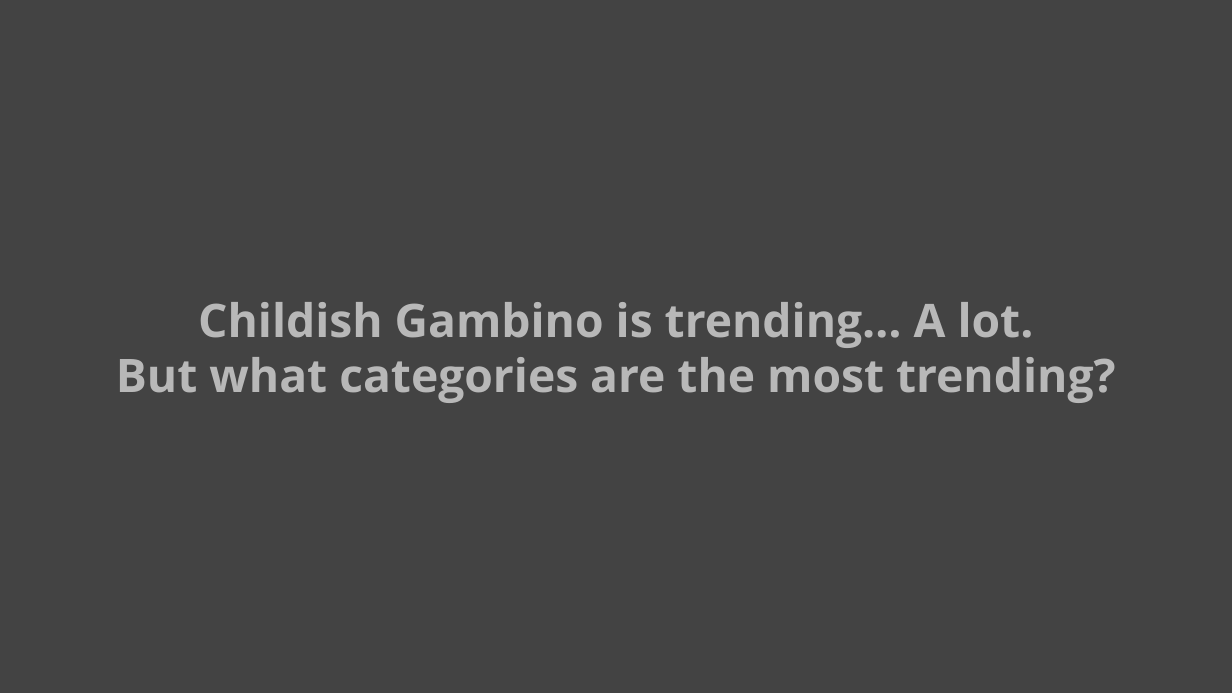
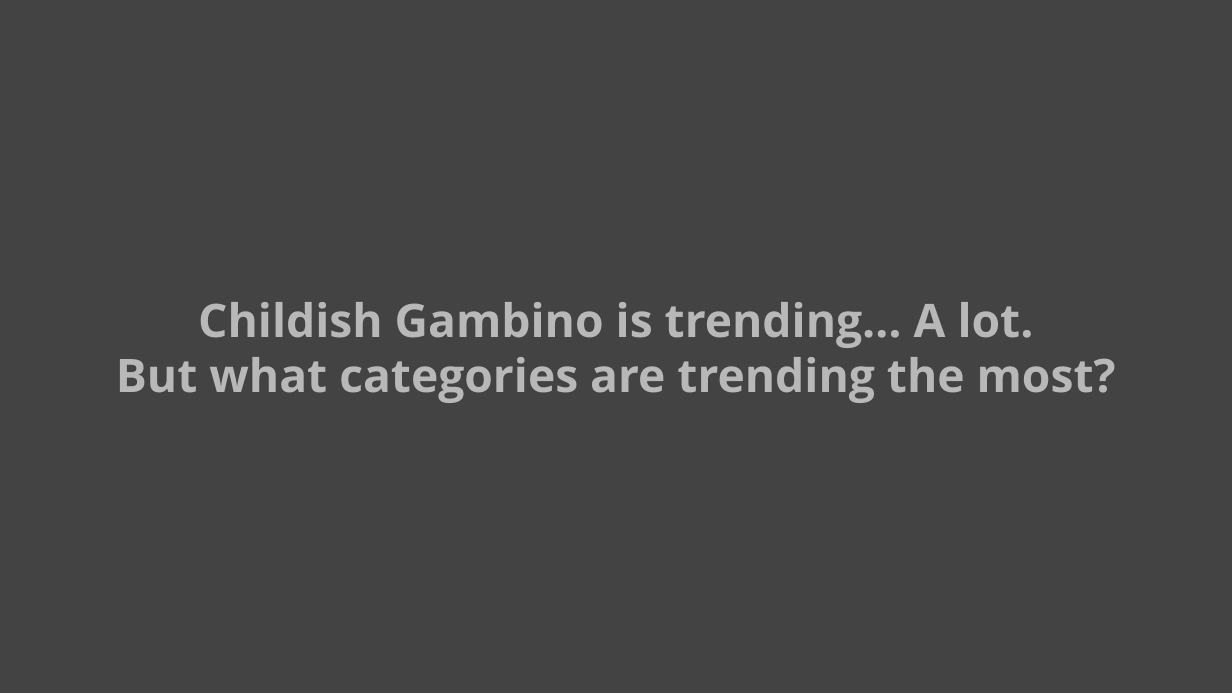
Before and after one commit to Friendly-Aid/youtube_trends_2017-2018, a slide deck: slide 4 of Youtube_trends_slides.pptx. Drawn at 1232x693 pixels with LibreOffice and Linux fonts; fonts in the diff are those of the drawing. Boxes give left, top, right and bottom in pixels: in the first picture for what was removed or moved away, otherwise in the second. Text is boxed around its words. In the diff, an @@ line names an element or a change of style, - is before the commit and + after.

```diff
--- a/Youtube_trends_slides.pptx
+++ b/Youtube_trends_slides.pptx
@@ text at (x1=116, y1=302, x2=1116, y2=403): text changed @@
-Childish Gambino is trending… A lot.
-But what categories are the most trending?
+Childish Gambino is trending… A lot.
+But what categories are trending the most?
```
Also in this commit, not shown: 2 other files.
